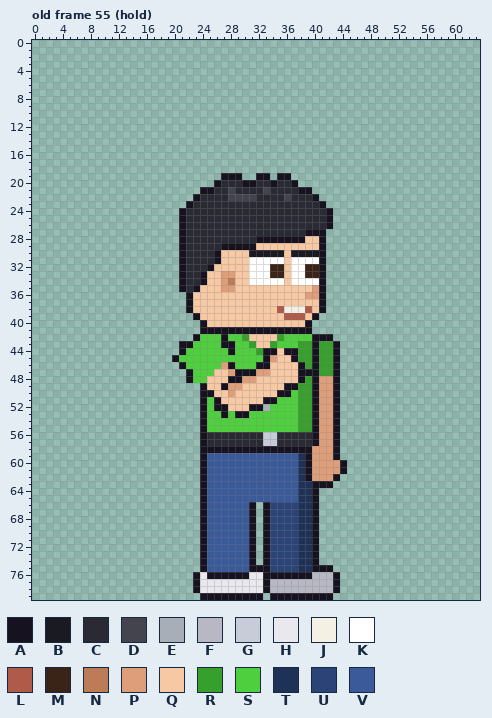
A pixel-art file gets an edit: sprites/expo/expo_pip_right_anim.aseprite. That is the earlier state.
64x80 pixels, 123 frames. Colours within 5 levels of each other are drawn and written as one. Shown: old frame 55 (hold). The commit also changed other frames, which this record leaves out.
Visible layers, top first: "Arm Top", "Hair", "Face", "Watch", "Near Arm", "Collar", "Belt", "Shirt", "Body", "Back Arm", "Pants", "Shoes".
Palette (. is transparent): A #17121f  B #1a1a22  C #2a2a34  D #44444f  E #a8aeb8  F #b8b8c4  G #c8ccd8  H #e8e8ee  J #f4f0e4  K #ffffff  L #b05a4a  M #3a2418  N #bc7c58  P #de9e7a  Q #f6c8a4  R #37a02c  S #4ed03e  T #1e3258  U #2a4478  V #3a5a9a
Pixels before, old frame 55 (hold) (only the part around the change), first column x 0:
10 .......................................................
11 .......................................................
12 .......................................................
13 .......................................................
14 .......................................................
15 .......................................................
16 .......................................................
17 .......................................................
18 .......................................................
19 ...........................AAA..AA.AA..................
20 ..........................ACCCAACCACCA.................
21 ........................AACCDCCCCDCCCCAA...............
22 .......................ACCCCDDDDCCCCDCCCA..............
23 ......................ACCCCCCCCCCCCCCCCCCA.............
24 .....................ACCCCCCCCCCCCCCCCCCCCA............
25 .....................ACCCCCCCCCCCCCCCCCCCCA............
26 .....................ACCCCCCCCCCCCCCCCCCCCA............
27 .....................ACCCCCCCCCCCCCCCCCAAA.............
28 .....................ACCCCCCCCCCAAAAAAAQQA.............
29 .....................ACCCCCAAAAAQQQQQQQQQA.............
30 .....................ACCCCAQQQQBBBBBQBBBBA.............
31 .....................ACCCCAQQQQKKKKKQKKKKA.............
32 .....................ACCCAQQQQQKKKMMQKKMMA.............
33 .....................ACCAQQPPQQKKKMMQKKMMA.............
34 .....................ACCAQQPNQQKKKKKQKKKKA.............
35 .....................ACAQQQPPQQQQQQQQQQQPA.............
36 ......................AQQQQQQQQQQQQQQQQPPA.............
37 ......................AQQQQQQQQQQQQQQQQQQA.............
38 ......................AQQQQQQQQQQQQLJJJLQA.............
39 .......................AQQQQQQQQQQQQLLLQA..............
40 ........................AQQQQQQQQQQQQQQA...............
41 ........................AAAAAAAAAAAAAAAA...............
42 .......................ASSSASSRQQQQRSSSSAAA............
43 .....................AASSSSAASSRQQRSSSRRARRA...........
44 .....................ASSSSSSASSSRAAQAARRARRA...........
45 ....................ASSSSSSSSSSSSAPQQARRARRA...........
46 .....................ASSSSSPASSSAAQQQQARARRA...........
47 ......................ASSSQQPAAAPPQQQQAAARRA...........
48 ......................ASSQQQAAPPQQQQQQARAPPA...........
49 ........................AQQAPPQQQQQQAARRAPPA...........
50 ........................AAQQPQQQQQQAASRRAPPA...........
51 ........................ASAQQQQQQAASSSRRAPPA...........
52 ........................ASAAQQQAAESSSSRRAPPA...........
53 ........................ASSASAASSSSSSSRRAPPA...........
54 ........................ASSSSSSSSSSSSSRRAPPA...........
55 ........................ASSSSSSSSSSSSSRRAPPA...........
56 ........................ACCCCCCCCGGCCCCCAPPA...........
57 ........................ACCCCCCCCGGCCCCCAPPA...........
58 ........................AAAAAAAAAAAAAAAAPPPA...........
59 ........................AVVVVVVVVVVVVVTAPPPA...........
60 ........................AVVVVVVVVVVVVVTAPPPPA..........
61 ........................AVVVVVVVVVVVVVTAPPPPA..........
62 ........................AVVVVVVVVVVVVVTAPPPA...........
63 ........................AVVVVVVVVVVVVVTTAAA............
64 ........................AVVVVVVVVVVVVVTTA..............
65 ........................AVVVVVVVVVVVVVTTA..............
66 ........................AVVVVVVA.AUUUUTTA..............
67 ........................AVVVVVVA.AUUUUTTA..............
68 ........................AVVVVVVA.AUUUUTTA..............
69 ........................AVVVVVVA.AUUUUTTA..............
70 ........................AVVVVVVA.AUUUUTTA..............
71 ........................AVVVVVVA.AUUUUTTA..............
72 ........................AVVVVVVA.AUUUUTTA..............
73 ........................AVVVVVVA.AUUUUTTA..............
74 ........................AVVVVVVA.AUUUUTTA..............
75 ........................AVVVVVVAAAUUUUTTAAA............
76 .......................AHAAAAAAHHAAAAAAAFFFA...........
77 .......................AHHHHHHHHHAFFFFFFFFFA...........
After:
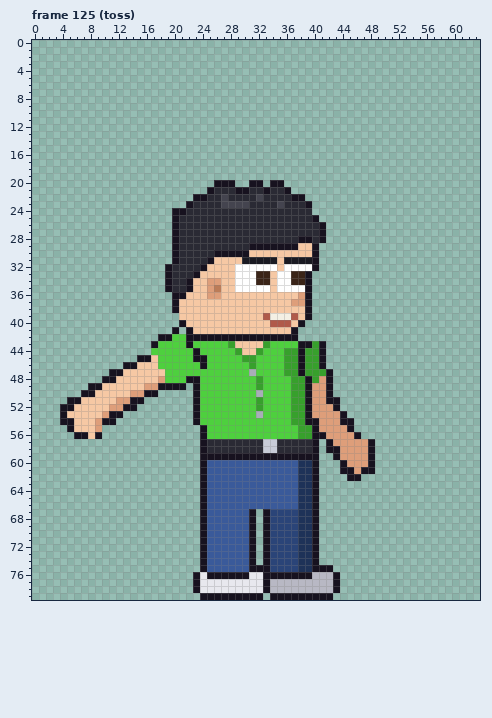
A new or re-ordered frame is compared with the old frame closest to it.
From old to new:
frames 123 -> 129
Frame 125 (toss) is new; against old frame 55 (hold):
y 19: x 27..29 AAA -> ...; x 32..33 AA -> ..; x 35..36 AA -> ..
y 20: x 27..30 CCCA -> AA..; x 32..33 CC -> A.; x 35..37 CCA -> A..
y 21: x 24 A -> .; x 28..30 DCC -> CAA; x 33 D -> A; x 36..39 CCAA -> A...
y 22: x 24 C -> A; x 27..32 CDDDDC -> DCCCCD; x 36..40 DCCCA -> CAA..
y 23: x 27..30 CCCC -> DDDD; x 35 C -> D; x 39..41 CCA -> A..
y 24: x 20 . -> A; x 40..42 CCA -> ...
y 25: x 20..21 .A -> AC; x 40..42 CCA -> A..
y 26: x 20..21 .A -> AC; x 41..42 CA -> A.
y 27: x 20..21 .A -> AC; x 39..40 AA -> CC
y 28: x 20..21 .A -> AC; x 32..37 AAAAAA -> CCCCCC; x 39..40 QQ -> AC
y 29: x 20..21 .A -> AC; x 27..30 AAAA -> CCCC; x 32..37 QQQQQQ -> AAAAAA; x 40..41 QA -> A.
y 30: x 20..21 .A -> AC; x 27..35 QQQQBBBBB -> AAAAQQQQQ; x 37..41 BBBBA -> QQQA.
y 31: x 20..21 .A -> AC; x 25..26 CA -> AQ; x 30..41 QKKKKKQKKKKA -> BBBBBQBBBBA.
y 32: x 19..21 ..A -> ACC; x 24..25 CA -> AQ; x 29..30 QQ -> KK; x 34..36 MMQ -> KQK; x 39..41 MMA -> KA.
y 33: x 19..21 ..A -> ACC; x 23..24 CA -> AQ; x 27..30 PPQQ -> QQKK; x 32..41 KKMMQKKMMA -> MMQKKMMA..
y 34: x 19..30 ..ACCAQQPNQQ -> ACCAQQPPQQKK; x 32..34 KKK -> MMQ; x 36..41 QKKKKA -> KMMA..
y 35: x 19..23 ..ACA -> ACCAQ; x 25..33 QQPPQQQQQ -> PNQQKKKKK; x 35..41 QQQQQPA -> KKKKA..
y 36: x 20..22 ..A -> AAQ; x 25..26 QQ -> PP; x 38..41 QPPA -> PA..
y 37: x 20..22 ..A -> AQQ; x 37..41 QQQQA -> PPA..
y 38: x 20..22 ..A -> AQQ; x 35..41 LJJJLQA -> QQQQA..
y 39: x 21..23 ..A -> QQQ; x 33..36 QQQL -> LJJJ; x 38..40 LQA -> QA.
y 40: x 21..24 ...A -> AQQQ; x 34..36 QQQ -> LLL; x 38..39 QA -> A.
y 41: x 20 . -> A; x 22..36 ..AAAAAAAAAAAAA -> AQQQQQQQQQQQQQQ; x 38..39 AA -> ..
y 42: x 18..22 ..... -> AASSA; x 24..26 SSS -> AAA; x 28..42 SSRQQQQRSSSSAAA -> AAAAAAAAAA.....
y 43: x 17..21 ....A -> ASSSS; x 27..31 AASSR -> SRQQQ; x 33..34 QR -> RS; x 38..43 RRARRA -> AARA..
y 44: x 17..21 ....A -> SSSSS; x 23 S -> A; x 28..31 ASSS -> SRQQ; x 33..38 AAQAAR -> SSSRRA; x 40..43 ARRA -> RA..
y 45: x 15..20 .....A -> AAQSSS; x 23..24 SS -> AA; x 30..31 SS -> RR; x 33..38 APQQAR -> SSSRRA; x 40..43 ARRA -> RA..
y 46: x 13..21 ........A -> AAQQQSSSS; x 24 S -> A; x 27..28 PA -> SS; x 31..37 SAAQQQQ -> RSSSSRR; x 40..43 ARRA -> RA..
y 47: x 11..22 ...........A -> AAQQQQQQSSSS; x 26..37 QQPAAAPPQQQQ -> SSSSSESSSSRR; x 39..40 AA -> RR; x 42..43 RA -> A.
y 48: x 10..21 ............ -> AAQQQQQQPSSS; x 23 S -> A; x 25..40 QQQAAPPQQQQQQARA -> SSSSSSSRSSSSRRAR; x 42..43 PA -> A.
y 49: x 8..21 .............. -> AAQQQQQQPPAAAA; x 23..37 .AQQAPPQQQQQQAA -> ASSSSSSSSRSSSSR; x 39..40 RA -> AP; x 42..43 PA -> A.
y 50: x 7..17 ........... -> AAQQQQQPPAA; x 23..37 .AAQQPQQQQQQAAS -> ASSSSSSSSESSSSR; x 39..40 RA -> AP; x 42..43 PA -> A.
y 51: x 5..15 ........... -> AAQQQQQPPAA; x 23..24 .A -> AS; x 26..34 AQQQQQQAA -> SSSSSSRSS; x 37 S -> R; x 39..40 RA -> AP; x 42 P -> A
y 52: x 4..14 ........... -> AAQQQQQPPAA; x 23..24 .A -> AS; x 26..33 AAQQQAAE -> SSSSSSRS; x 37 S -> R; x 39..40 RA -> AP
y 53: x 4..12 ......... -> AQQQQQPAA; x 23..24 .A -> AS; x 27 A -> S; x 29..30 AA -> SS; x 32 S -> E; x 37 S -> R; x 39..40 RA -> AP; x 43..44 A. -> PA
y 54: x 4..11 ........ -> AAQQQPAA; x 23..24 .A -> AS; x 37 S -> R; x 39 R -> A; x 43..45 A.. -> PAA
y 55: x 5..9 ..... -> AQQQP; x 43..45 A.. -> PPA
y 56: x 6..9 .... -> AAQA; x 25..39 CCCCCCCCGGCCCCC -> SSSSSSSSSSSSSRR; x 41 P -> A; x 43..46 A... -> PPPA
y 57: x 41..48 PPA..... -> .APPPPPA
y 58: x 25..42 AAAAAAAAAAAAAAAPPP -> CCCCCCCCGGCCCCCA.A; x 44..48 ..... -> PPPPA
y 59: x 25..38 VVVVVVVVVVVVVT -> AAAAAAAAAAAAAA; x 40..42 PPP -> A..; x 44..48 ..... -> PPPPA
y 60: x 39..43 APPPP -> TA...; x 45..48 .... -> PPPA
y 61: x 39..43 APPPP -> TA...; x 45..48 .... -> APAA
y 62: x 39..43 APPPA -> TA...; x 45..46 .. -> AA
y 63: x 41..42 AA -> ..
y 66: x 31..37 A.AUUUU -> VVVVVVV
